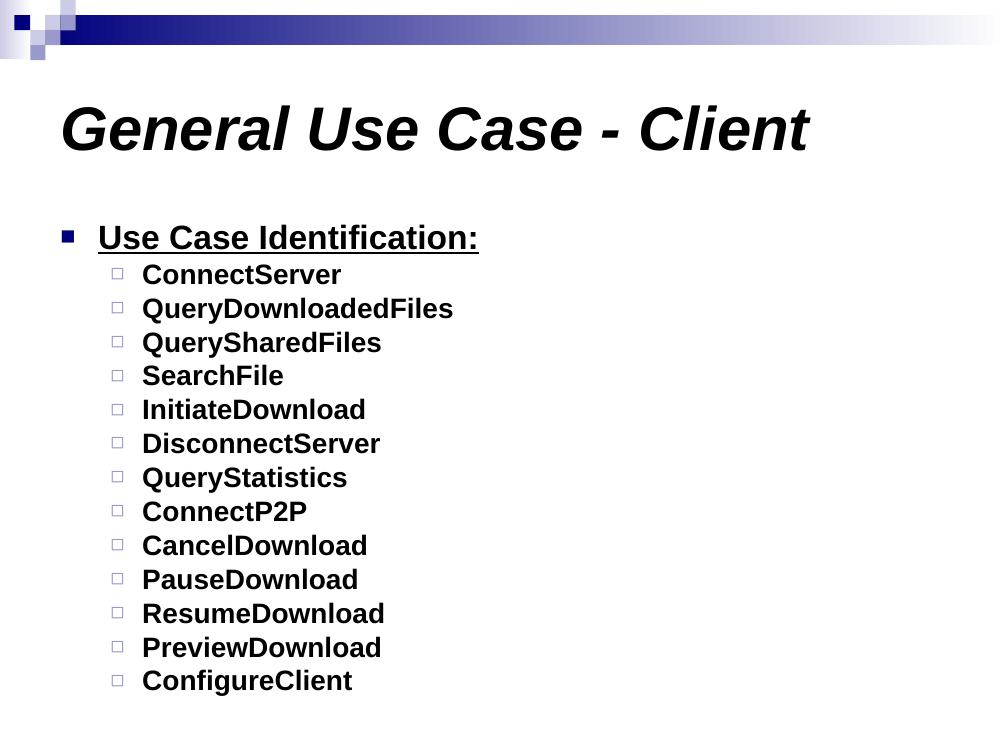
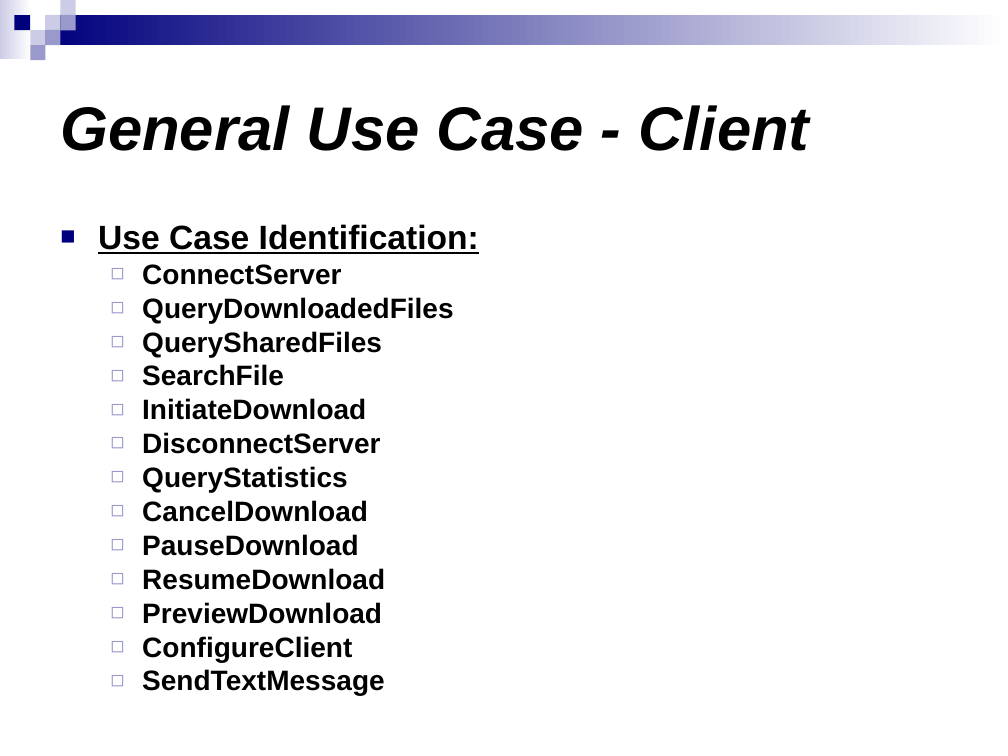
Before and after one commit to salcedonia/egorilla-software-engineering-2008-2009, a slide deck: slide 49 of doc/PresentacionIS.ppt (slide 45 before the commit). Drawn at 1008x756 pixels with LibreOffice and Linux fonts; fonts in the diff are those of the drawing. Boxes give left, top, right and bottom in pixels: in the first picture for what was removed or moved away, otherwise in the second. Text is boxed around its words. In the diff, an @@ line names an element or a change of style, - is before the commit and + after.

```diff
--- a/doc/PresentacionIS.ppt
+++ b/doc/PresentacionIS.ppt
@@ text at (142, 501, 307, 522): paragraph removed @@
-  ◻ ConnectP2P
@@ text at (142, 669, 384, 696): paragraph added @@
+  ◻ SendTextMessage
```
Also in this commit, not shown: 5 other slides changed, 4 slides added.
